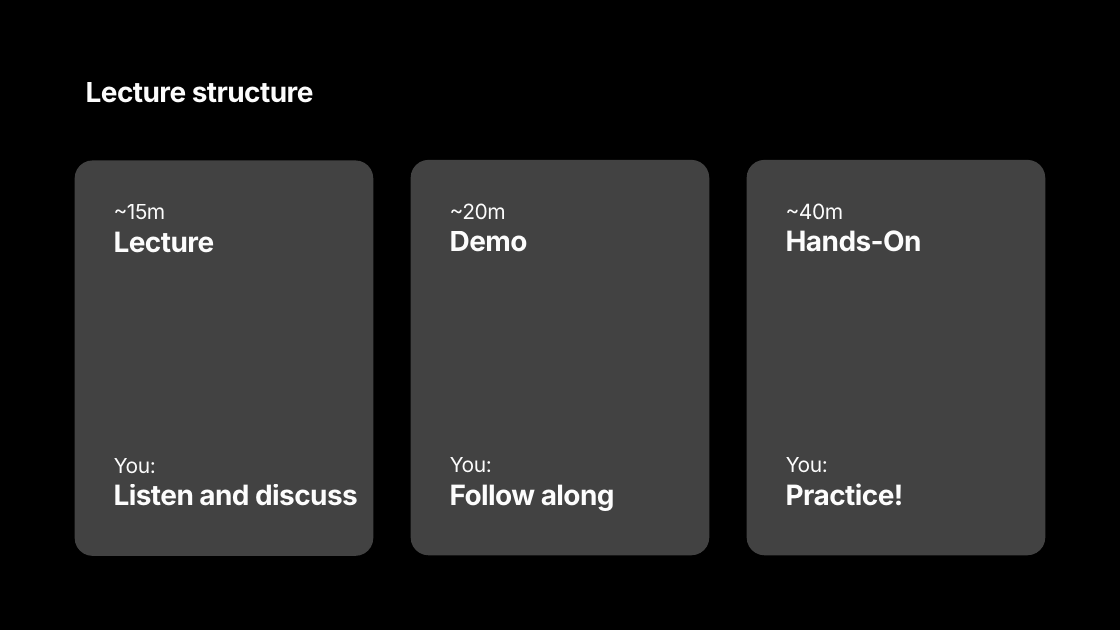
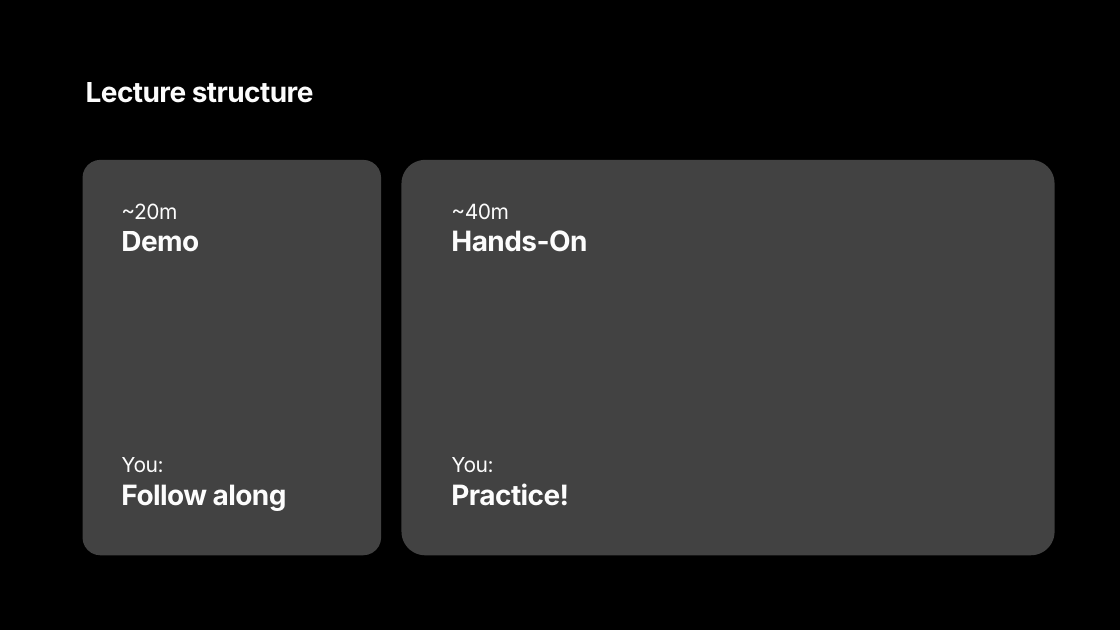
Before and after one commit to gamedevkfupm/swe402, a slide deck: slide 6 of course slides/ppt/Lec 1_ Introduction to course.pptx (slide 7 before the commit). Drawn at 1120x630 pixels with LibreOffice and Linux fonts; fonts in the diff are those of the drawing. Boxes give left, top, right and bottom in pixels: in the first picture for what was removed or moved away, otherwise in the second. Text is boxed around its words. In the diff, an @@ line names an element or a change of style, - is before the commit and + after.

```diff
--- a/course slides/ppt/Lec 1_ Introduction to course.pptx
+++ b/course slides/ppt/Lec 1_ Introduction to course.pptx
@@ rounded rectangle removed at [75, 160, 374, 556] @@
@@ 4 texts, 1 rounded rectangle: place and size @@
-4 texts, 1 rounded rectangle at [411, 160, 710, 556]
+4 texts, 1 rounded rectangle at [83, 160, 382, 556]
@@ rounded rectangle: place and size @@
-rounded rectangle at [747, 160, 1046, 556]
+rounded rectangle at [401, 160, 1054, 556]
@@ text removed at [114, 204, 166, 219] @@
-~15m
@@ text removed at [114, 231, 215, 253] @@
-Lecture
@@ text removed at [114, 458, 156, 473] @@
-You:
@@ 4 texts: place and size @@
-4 texts at [786, 203, 922, 506]
+4 texts at [451, 203, 587, 506]
@@ text removed at [114, 484, 358, 506] @@
-Listen and discuss
```
Also in this commit, not shown: 1 other slide changed, 1 slide removed.
